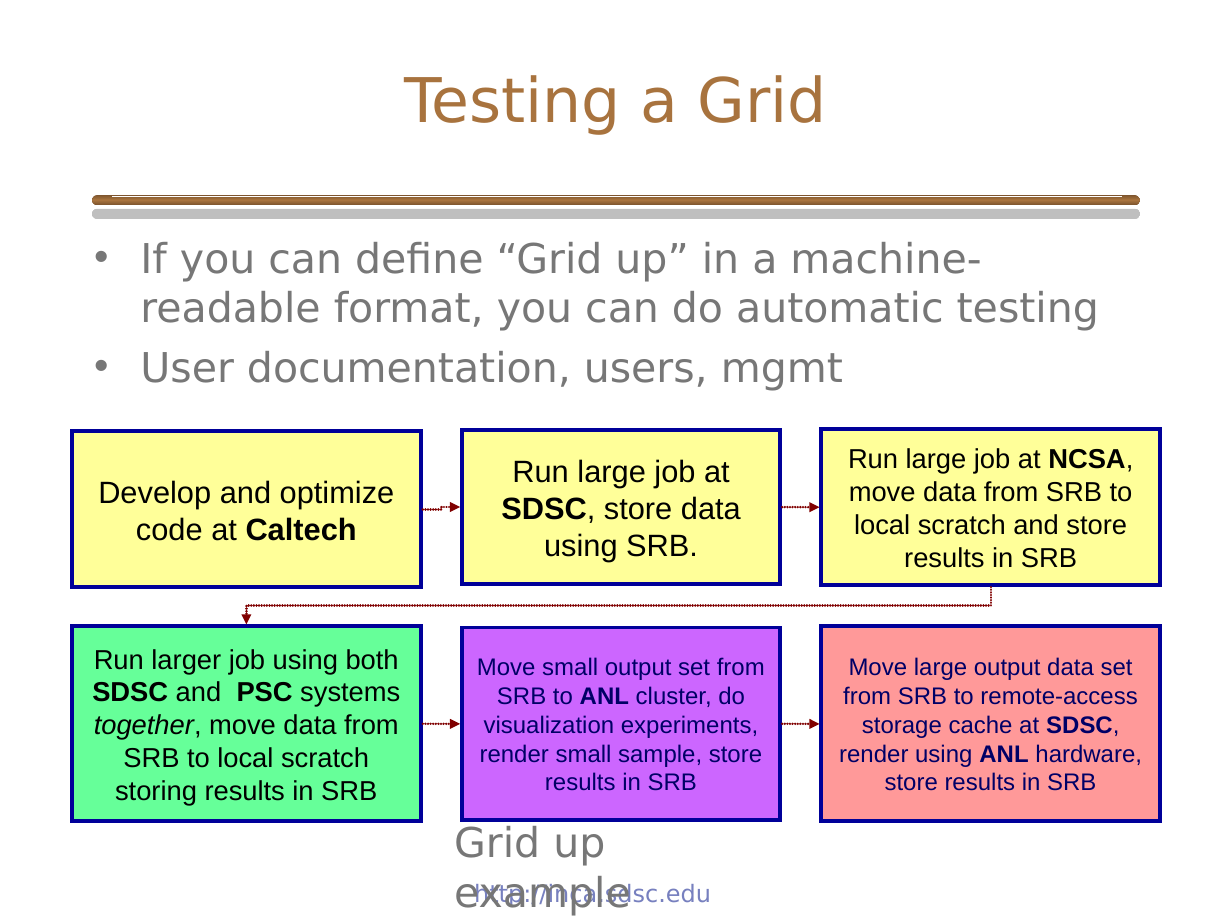
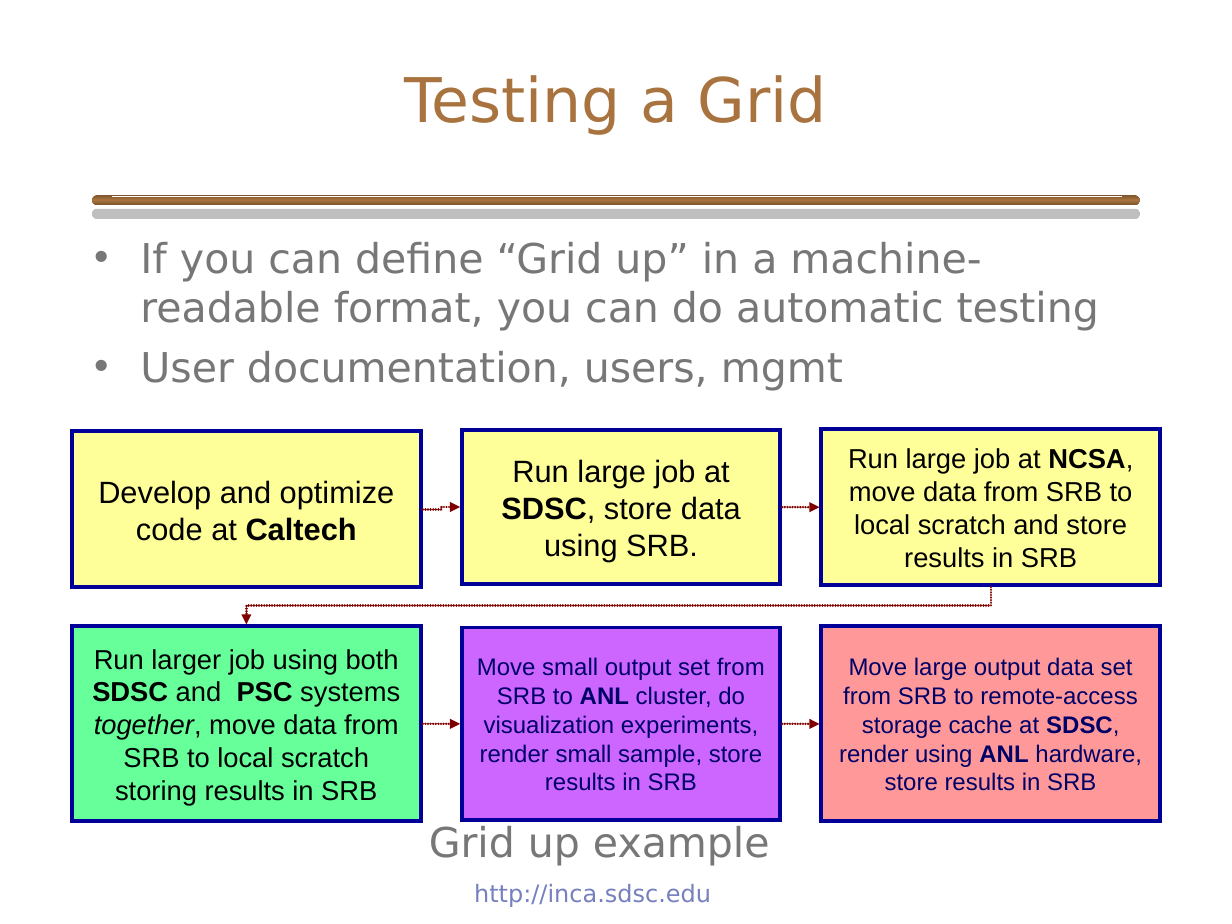
Before and after one commit to IncaProject/inca-xsede, a slide deck: slide 4 of talks/inca_sc05.ppt. Drawn at 1232x924 pixels with LibreOffice and Linux fonts; fonts in the diff are those of the drawing; background and template pictures are left out. Boxes give left, top, right and bottom in pixels: in the first picture for what was removed or moved away, otherwise in the second. Text is boxed around its words. In the diff, an @@ line names an element or a change of style, - is before the commit and + after.

```diff
--- a/talks/inca_sc05.ppt
+++ b/talks/inca_sc05.ppt
@@ text "Grid up example" rewrapped from <box>454,826,631,916</box> to <box>429,826,770,866</box> @@
```
Also in this commit, not shown: 11 other slides changed, 2 slides added.
